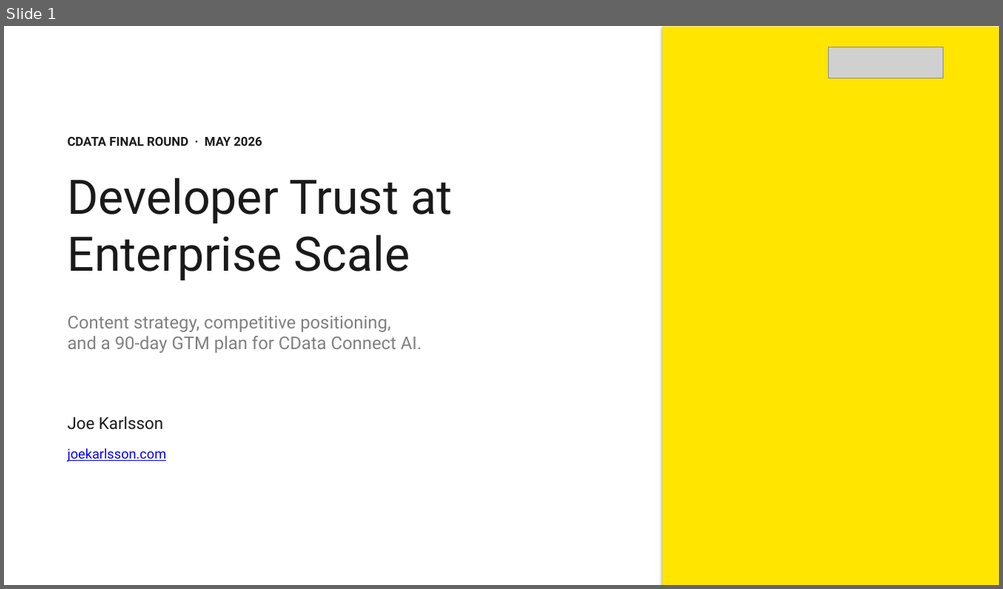
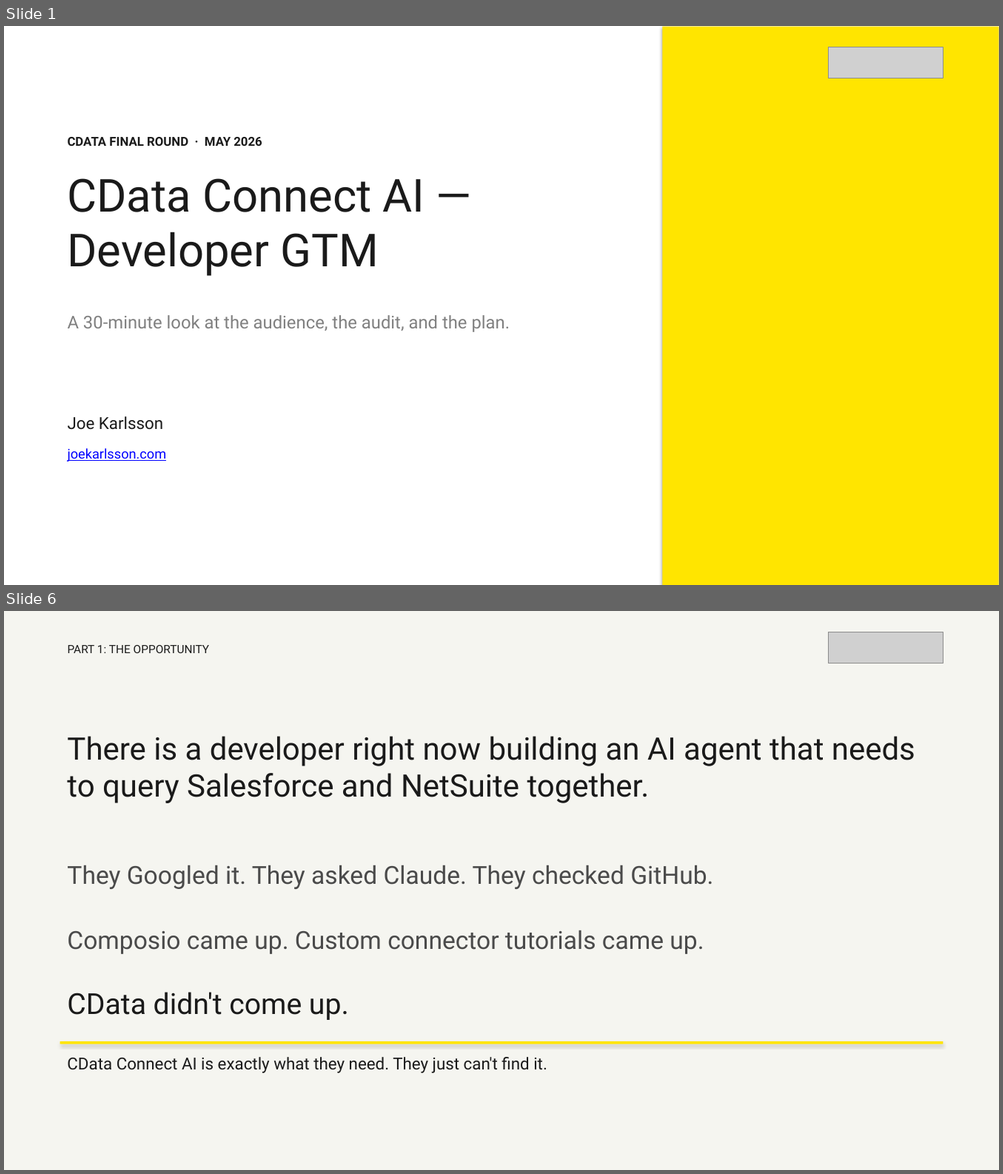
Before and after one commit to JoeKarlsson/connect-ai-agent-demo, a slide deck: presentation/cdata-interview.pptx. Shown one above the other, each under a label of ours: slide 1 before the commit, slides 1 and 6 after it; the slides between them are not shown. The pictures are 1003x589 and 1003x1174 pixels, drawn with LibreOffice and Linux fonts; fonts in the diff are those of the drawing; grey boxes stand for pictures. Boxes give left, top, right and bottom in pixels: in the first picture for what was removed or moved away, otherwise in the second. Text is boxed around its words. In the diff, an @@ line names an element or a change of style, - is before the commit and + after.

```diff
--- a/presentation/cdata-interview.pptx
+++ b/presentation/cdata-interview.pptx
@@ slide 6 added at (4, 611, 999, 1170), background #F5F5F0 @@
@@ picture added at (828, 632, 943, 664) @@
@@ text added at (68, 645, 209, 653), 11 pt, text #1A1A1A @@
+PART 1: THE OPPORTUNITY
@@ text added at (67, 736, 915, 803), 30 pt, text #1A1A1A @@
+There is a developer right now building an AI agent that needs to query Salesforce and NetSuite together.
@@ text added at (67, 866, 713, 889), 24 pt, text #4A4A4A @@
+They Googled it. They asked Claude. They checked GitHub.
@@ text added at (67, 931, 703, 954), 24 pt, text #4A4A4A @@
+Composio came up. Custom connector tutorials came up.
@@ text added at (67, 992, 349, 1020), 28 pt, text #1A1A1A @@
+CData didn't come up.
@@ rectangle added at (60, 1042, 942, 1045), fill #FFE500 @@
@@ text added at (67, 1057, 547, 1073), 16 pt, text #1A1A1A @@
+CData Connect AI is exactly what they need. They just can't find it.
@@ slide 1 changed as well @@
@@ text at (68, 178, 425, 276): text changed; size 46 to 44 pt @@
-Developer Trust at Enterprise Scale
+CData Connect AI — Developer GTM
@@ text at (68, 315, 510, 332): text changed @@
-Content strategy, competitive positioning,
-and a 90-day GTM plan for CData Connect AI.
+A 30-minute look at the audience, the audit, and the plan.
```
Also in this commit, not shown: 1 other slide changed, 42 other slides added, 18 slides removed, 8 other files.
